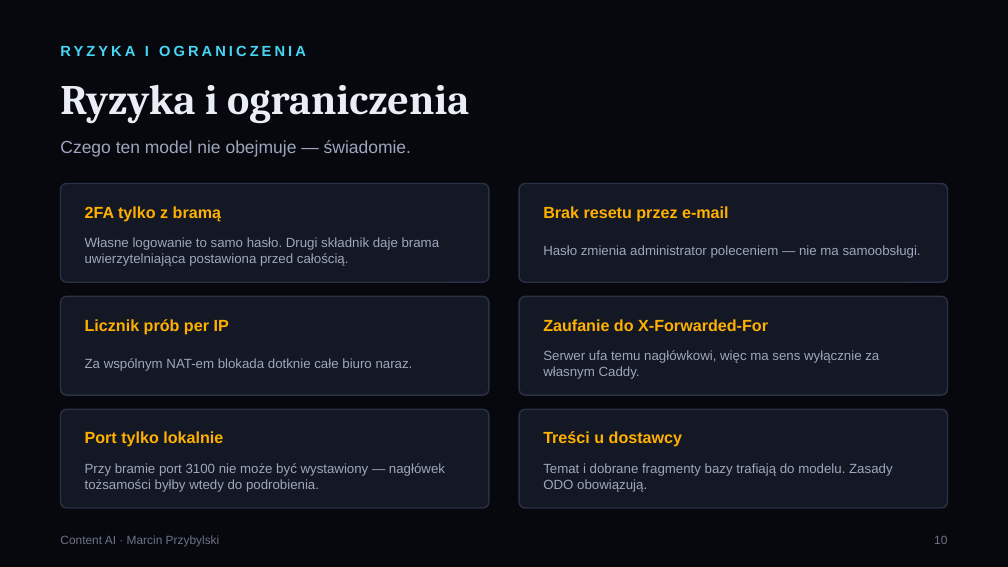
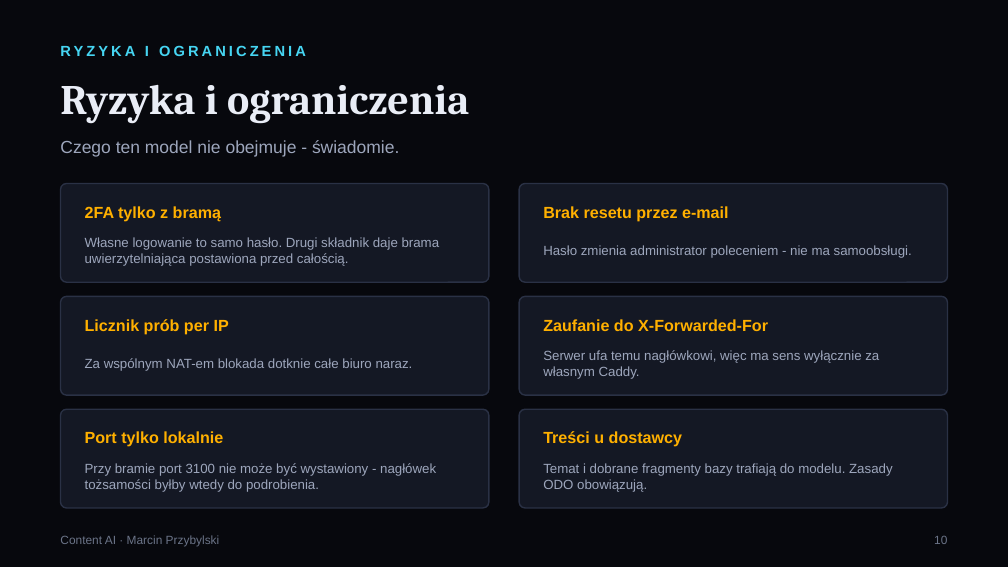
Before and after one commit to Marcin1000/ContentAI, a slide deck: slide 11 of prezentacje/PL/ContentAI_Security.pptx. Drawn at 1008x567 pixels with LibreOffice and Linux fonts; fonts in the diff are those of the drawing. Boxes give left, top, right and bottom in pixels: in the first picture for what was removed or moved away, otherwise in the second. Text is boxed around its words. In the diff, an @@ line names an element or a change of style, - is before the commit and + after.

```diff
--- a/prezentacje/PL/ContentAI_Security.pptx
+++ b/prezentacje/PL/ContentAI_Security.pptx
@@ text at (60, 140, 399, 157): text changed @@
-Czego ten model nie obejmuje — świadomie.
+Czego ten model nie obejmuje - świadomie.
@@ text at (543, 245, 912, 258): text changed @@
-Hasło zmienia administrator poleceniem — nie ma samoobsługi.
+Hasło zmienia administrator poleceniem - nie ma samoobsługi.
@@ text at (85, 463, 436, 492): text changed @@
-Przy bramie port 3100 nie może być wystawiony — nagłówek tożsamości byłby wtedy do podrobienia.
+Przy bramie port 3100 nie może być wystawiony - nagłówek tożsamości byłby wtedy do podrobienia.
```
Also in this commit, not shown: 7 other slides changed, 17 other files.
